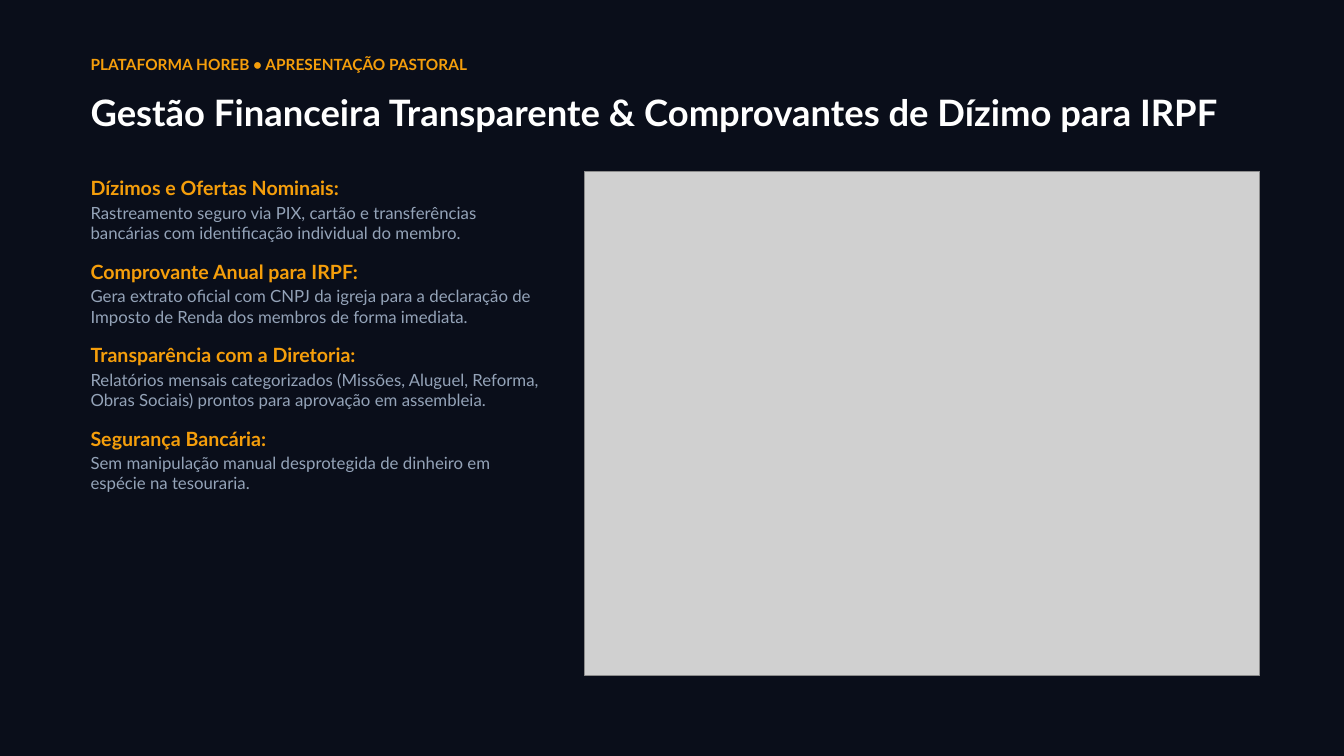
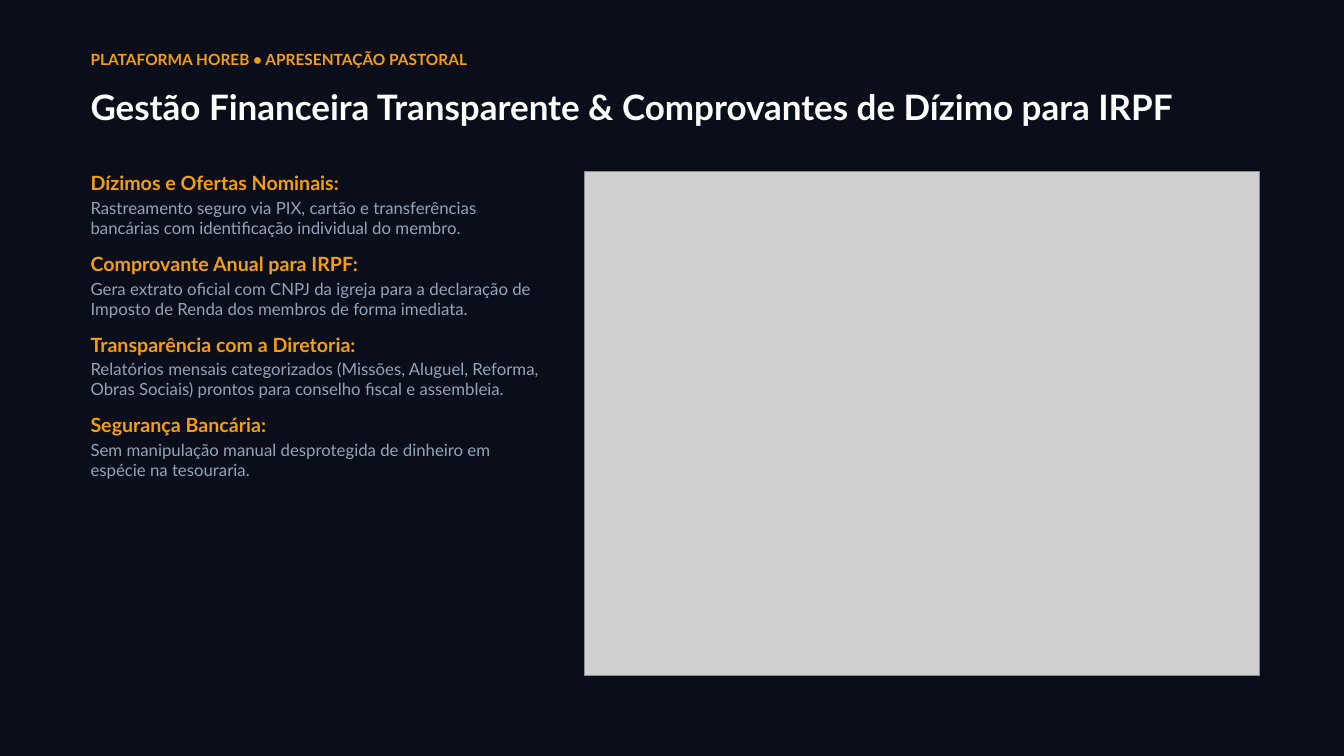
Before and after one commit to lynxemssistema-blip/horeb, a slide deck: slide 9 of Apresentacao_Horeb_Pastores.pptx (slide 7 before the commit). Drawn at 1344x756 pixels with LibreOffice and Linux fonts; fonts in the diff are those of the drawing; grey boxes stand for pictures. Boxes give left, top, right and bottom in pixels: in the first picture for what was removed or moved away, otherwise in the second. Text is boxed around its words. In the diff, an @@ line names an element or a change of style, - is before the commit and + after.

```diff
--- a/Apresentacao_Horeb_Pastores.pptx
+++ b/Apresentacao_Horeb_Pastores.pptx
@@ text "PLATAFORMA HOREB • APRESENTAÇÃO PASTORAL" moved from (x1=91, y1=57, x2=467, y2=73) to (x1=91, y1=52, x2=467, y2=68) @@
@@ text "Gestão Financeira Transparente & Comprovantes ..." at (x1=91, y1=94, x2=1172, y2=126): size 26 to 25 pt @@
@@ text at (x1=91, y1=202, x2=530, y2=479): less space between paragraphs @@
@@ text at (x1=91, y1=362, x2=538, y2=398): text changed @@
-Relatórios mensais categorizados (Missões, Aluguel, Reforma, Obras Sociais) prontos para aprovação em assembleia.
+Relatórios mensais categorizados (Missões, Aluguel, Reforma, Obras Sociais) prontos para conselho fiscal e assembleia.
```
Also in this commit, not shown: 9 other slides changed, 2 slides added, 15 other files.
